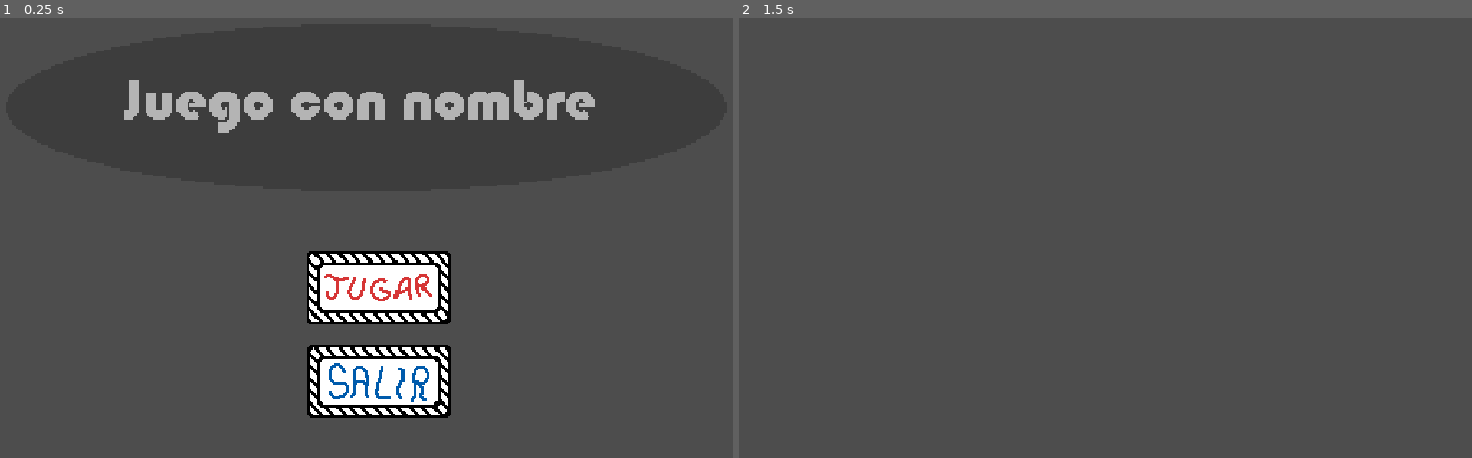
Above: before the commit, frames 1-2 (left to right).
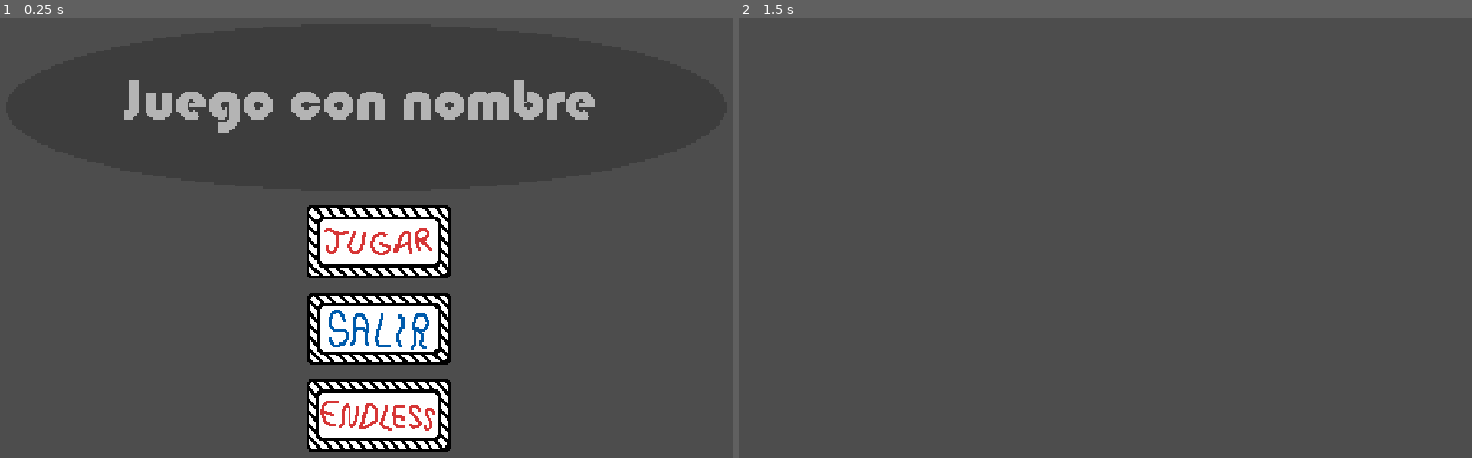
Above: after the commit, the same moments.

Repository: Triktor1/ComJamOn2026
Game: Godot game, scene res://escenas/mainMenu.tscn
Two runs of this game, one before a commit and one after it. Both use one fixed random seed, a clock stepped at 60 frames per second and the inputs below. The engine's default icon, where the game draws it, is replaced by a stand-in: a white triangle on a blue panel in a dark square.
Inputs (mouse positions are in pixels of both pictures, inside the frame that each line leads up to; where the layout moved, square brackets give the same spot in the first picture):
- Up to frame 1 (0.25 s): no input
- Up to frame 2 (1.5 s): click (1120, 242) [1120, 286] at 0.5 s; tap Enter at 1.25 s; move the mouse to (1281, 211) at 1.27 s; hold D (Right) from 1.28 s (still down); hold Space (Space) from 1.28 s (still down)

The runs differ from the first frame. In frame 1, 8.8% of the frame differs, in the area x 41-62%, y 42-99%; in frame 2, nothing differs.

Commit message:
Boton endless

Diff:
--- /dev/null
+++ b/escenas/boton_endless.gd
@@ -0,0 +1,8 @@
+extends TextureButton
+
+
+func _ready() -> void:
+	pressed.connect(_endlessMode)
+
+func _endlessMode() -> void:
+	pass
--- a/escenas/mainMenu.tscn
+++ b/escenas/mainMenu.tscn
@@ -9,6 +9,9 @@
 [ext_resource type="Script" uid="uid://dk3i6o3eljb5m" path="res://scripts/boton_salir.gd" id="3_60els"]
 [ext_resource type="Texture2D" uid="uid://dkriess4iv02s" path="res://assets/UI/ButtonSalir.png" id="7_kf80i"]
 [ext_resource type="Texture2D" uid="uid://bjjks0r417fqt" path="res://assets/UI/ButtonSalirHover.png" id="8_ee8nr"]
+[ext_resource type="Texture2D" uid="uid://dfb6toxkrutm7" path="res://assets/UI/ButtonEndless.png" id="10_nympv"]
+[ext_resource type="Texture2D" uid="uid://bo7ebxrubfjew" path="res://assets/UI/ButtonEndlessHover.png" id="11_cyout"]
+[ext_resource type="Script" uid="uid://6eboju2ojn52" path="res://escenas/boton_endless.gd" id="12_cyout"]
 
 [node name="MainMenu" type="Control" unique_id=1907411161]
 layout_mode = 3
@@ -29,14 +32,14 @@
 [node name="CenterContainerBotones" type="CenterContainer" parent="CanvasLayer" unique_id=1247026197]
 custom_minimum_size = Vector2(0, 300)
 offset_left = 471.0
-offset_top = 316.0
+offset_top = 279.74
 offset_right = 709.0
-offset_bottom = 568.0
+offset_bottom = 634.74036
 
 [node name="Botones" type="VBoxContainer" parent="CanvasLayer/CenterContainerBotones" unique_id=282673893]
 custom_minimum_size = Vector2(200, 0)
 layout_mode = 2
-theme_override_constants/separation = 30
+theme_override_constants/separation = 20
 
 [node name="BotonIncio" type="TextureButton" parent="CanvasLayer/CenterContainerBotones/Botones" unique_id=1152185994]
 custom_minimum_size = Vector2(208.35, 105)
@@ -59,3 +62,14 @@
 
 [node name="BotonSalir" parent="CanvasLayer/CenterContainerBotones/Botones/BotonSalir" unique_id=1818324085 instance=ExtResource("1_wut1r")]
 position = Vector2(0, -28)
+
+[node name="BotonEndless" type="TextureButton" parent="CanvasLayer/CenterContainerBotones/Botones" unique_id=1713388567]
+custom_minimum_size = Vector2(55, 105)
+layout_mode = 2
+texture_normal = ExtResource("10_nympv")
+texture_hover = ExtResource("11_cyout")
+stretch_mode = 0
+script = ExtResource("12_cyout")
+
+[node name="BotonEndless" parent="CanvasLayer/CenterContainerBotones/Botones/BotonEndless" unique_id=569650148 instance=ExtResource("1_wut1r")]
+position = Vector2(0, -28)
Binary file added: assets/UI/ButtonEndless.png
Not shown, added: assets/UI/ButtonEndless.png.import
Binary file added: assets/UI/ButtonEndlessHover.png
Not shown, added: assets/UI/ButtonEndlessHover.png.import
Not shown, added: escenas/boton_endless.gd.uid
